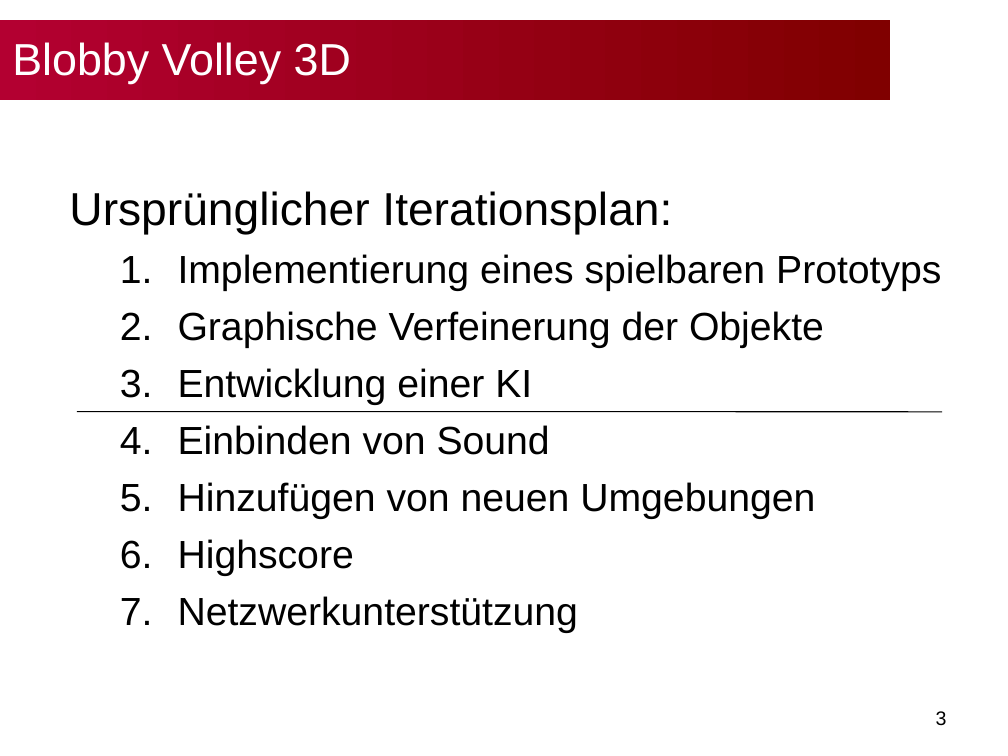
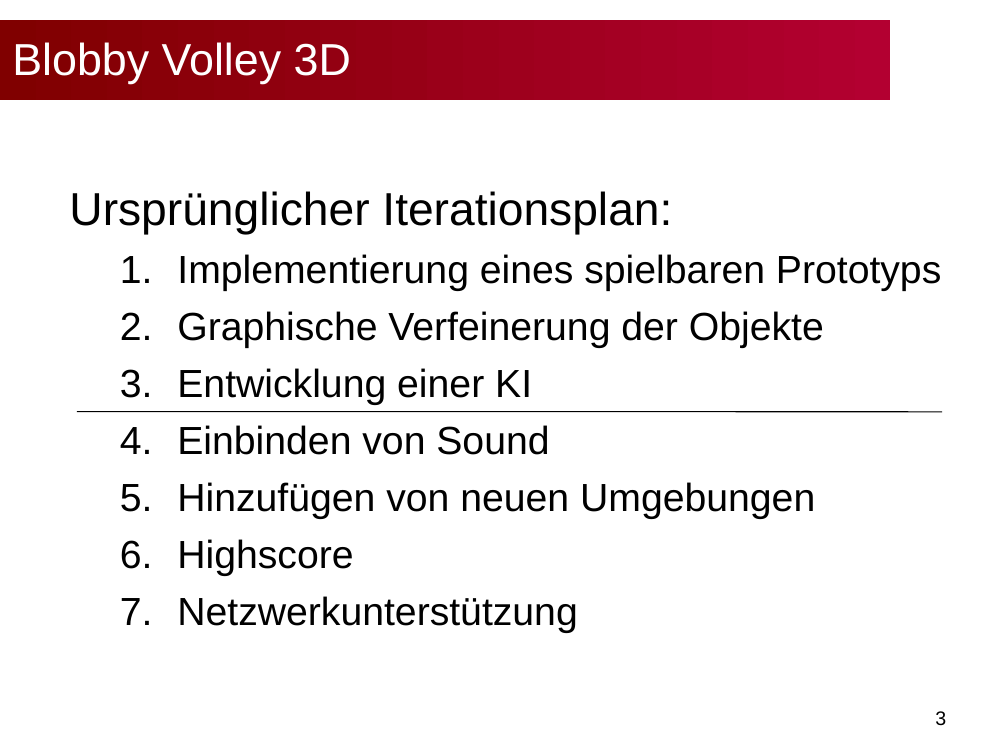
Before and after one commit to bwasty/blobby-volley-3d, a slide deck: slide 3 of Präsentationen/Slides-Abschlusspräsentation.ppt. Drawn at 1008x756 pixels with LibreOffice and Linux fonts; fonts in the diff are those of the drawing; background and template pictures are left out. Boxes give left, top, right and bottom in pixels: in the first picture for what was removed or moved away, otherwise in the second. Text is boxed around its words. In the diff, an @@ line names an element or a change of style, - is before the commit and + after.

```diff
--- a/Präsentationen/Slides-Abschlusspräsentation.ppt
+++ b/Präsentationen/Slides-Abschlusspräsentation.ppt
@@ title "Blobby Volley 3D" at (0, 20, 890, 101): fill gradient #800000 to #B30031 to gradient #B30031 to #800000 @@
```
Also in this commit, not shown: 10 other slides changed.
